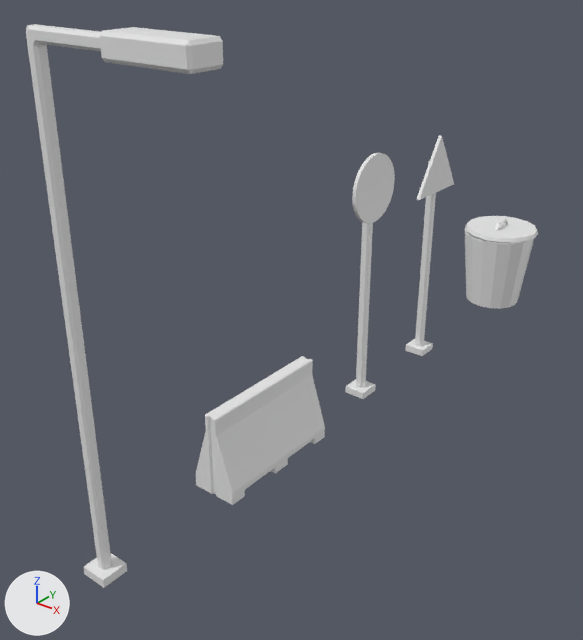
What one commit did to the Blender file Assets/art/blender/smallObjects.blend.
Before and after are seen from a 50 mm lens placed at (4.37, -3.02, 4.77), pointed at (-0.18, 2.66, 1.25). The lights are fixed; the arrows at lower left show +X, +Y and +Z.

In view in the first picture: 'TarfficBarrier', 'streetLight', 'trafficSignCircle', 'trafficSignTriangle', 'trashcan', 'trashcanLid'.
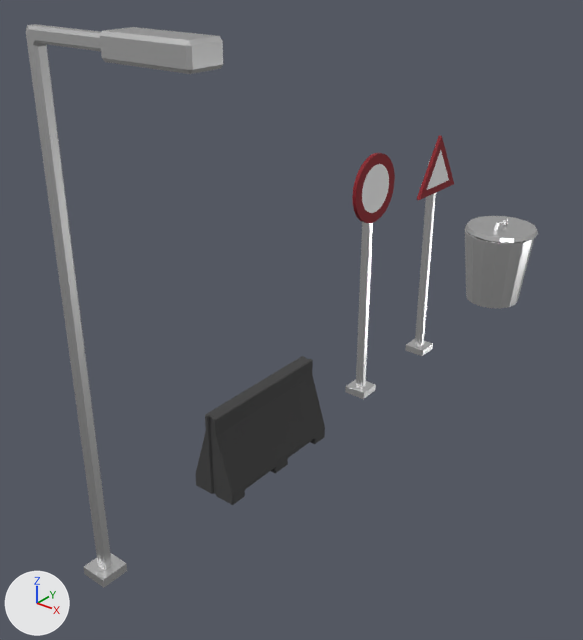
Edits to the bpy script that builds the scene:
```text
Change me_cube_002:
    where me_cube_002.from_pydata(...)  # 76 vertices, 73 faces; spans x -1.0..11.6, y -1.1..1.1, z -1.0..106.3
    add me_cube_002.materials.append(mat_shinymetal)  # white #e7e7e7
Change me_cube_003:
    where me_cube_003.from_pydata(...)  # 468 vertices, 470 faces; spans x -0.43..0.43, y -1.3..1.3, z 0.0..1.58
    add me_cube_003.materials.append(mat_material)  # black #3a3a3a
Change me_plane:
    used by ob_trafficsigntriangle; location = (0.08, 5.0, 2.3); rotation_euler = (0.0, 1.571, 0.0), in degrees (0, 90, 0); scale = (0.4, 0.4, 0.4)
    remove me_plane.from_pydata(...)  # 35 vertices, 33 faces; spans x -1.0..5.75, y -1.0..1.0, z -0.51..0.11
    add me_plane.from_pydata(...)  # 76 vertices, 75 faces; spans x -1.0..5.75, y -1.0..1.0, z -0.51..0.11
    me_plane part 1
    1 face is deleted
    9 vertices are added at x -1.0..0.6, y -1.0..1.0, z -0.1..0.0
    1 new face joins them, mat_trafficsigntriangle (white #e7e7e7)
    6 new faces join them, mat_trafficsignred (red #88101d)
    4 new faces join them, mat_shinymetal (white #e7e7e7)
    add me_plane.materials.append(mat_shinymetal)  # white #e7e7e7
    add me_plane.materials.append(mat_trafficsignred)  # red #88101d
    add me_plane.materials.append(mat_trafficsigntriangle)  # white #e7e7e7
Change me_plane_001:
    used by ob_trafficsigncircle; location = (0.08, 3.7, 2.4); rotation_euler = (0.0, 1.571, 0.0), in degrees (0, 90, 0); scale = (0.4, 0.4, 0.4)
    remove me_plane_001.from_pydata(...)  # 64 vertices, 33 faces; spans x -0.89..6.0, y -0.89..0.89, z -0.51..0.11
    add me_plane_001.from_pydata(...)  # 192 vertices, 162 faces; spans x -0.89..6.0, y -0.89..0.89, z -0.51..0.11
    me_plane_001 part 2
    1 face is deleted
    64 vertices are added at x -0.62..0.62, y -0.62..0.62, z -0.1..0.0
    32 new vertices lie (0.0, 0.0, 0.1) away from vertices in x -0.89..0.89, y -0.89..0.89, z -0.1
    33 new faces join them, mat_shinymetal (white #e7e7e7)
    1 new face joins them, mat_trafficsigncircle (white #e7e7e7)
    64 new faces join them, mat_trafficsignred (red #88101d)
    add me_plane_001.materials.append(mat_shinymetal)  # white #e7e7e7
    add me_plane_001.materials.append(mat_trafficsignred)  # red #88101d
    add me_plane_001.materials.append(mat_trafficsigncircle)  # white #e7e7e7
Change me_circle:
    where me_circle.from_pydata(...)  # 32 vertices, 16 faces; spans x -0.398..0.398, y -0.398..0.398, z 0.0..0.86
    add me_circle.materials.append(mat_shinymetal)  # white #e7e7e7
Change me_circle_002:
    where me_circle_002.from_pydata(...)  # 48 vertices, 31 faces; spans x -0.414..0.414, y -0.414..0.414, z 1.02..1.148
    add me_circle_002.materials.append(mat_shinymetal)  # white #e7e7e7
Change ob_trafficsigntriangle:
    remove _m = ob_trafficsigntriangle.modifiers.new('Solidify', 'SOLIDIFY')
    remove _m.thickness = 0.1
    where _m = ob_trafficsigntriangle.modifiers.new('Bevel', 'BEVEL')
    _m.width: 0.02 -> 4.21
    _m.width_pct: 0.02 -> 4.21
```

Boxes [x1, y1, x2, y2] around the edits, measured in the pictures (583 x 640 px):
'streetLight', recoloured: [26, 24, 223, 588] in both
'TarfficBarrier', recoloured (white to black): [196, 356, 325, 505] in both
'trashcan', recoloured: [465, 228, 534, 309] in both
'trashcanLid', recoloured: [465, 216, 538, 243] in both
part 1 of me_plane, built on: [416, 135, 454, 200] in both
part 2 of me_plane_001, built on: [352, 153, 395, 223] in both
